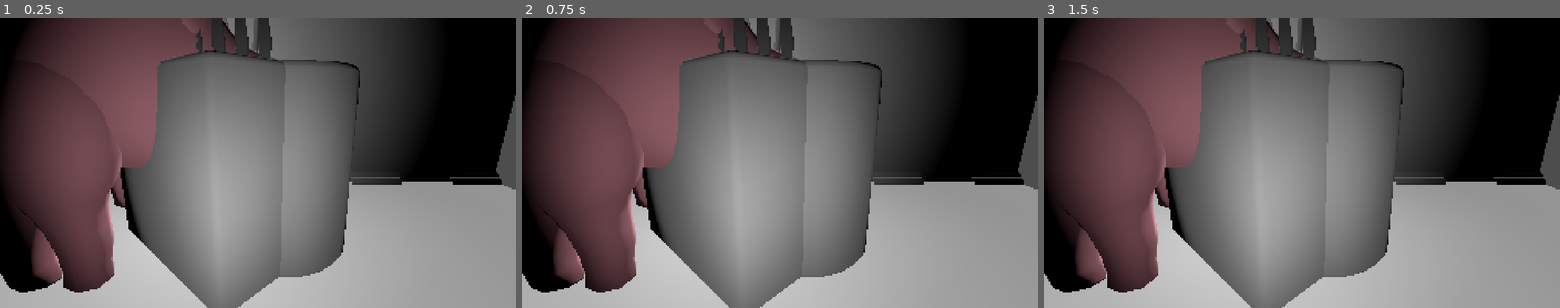
Above: before the commit, frames 1-3 (left to right).
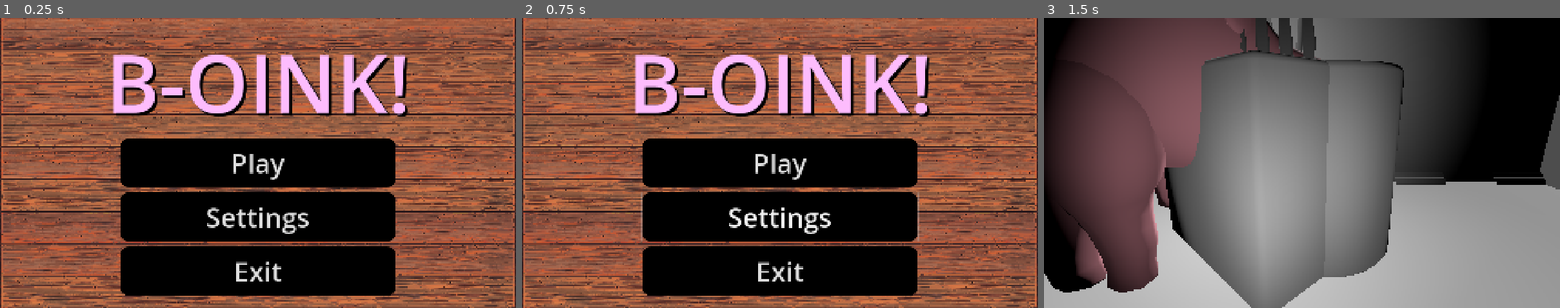
Above: after the commit, the same moments.

Repository: CoffeeMugTwo/b_oink
Game: Godot game, scene res://Scenes/main_menu.tscn
Same seed, same stepped clock (60 frames per second), same inputs: the game is played once before the commit and once after it. Before the commit the project starts from res://Scenes/TEst_Art.tscn.
Inputs (mouse positions are in pixels of both pictures, inside the frame that each line leads up to):
- Up to frame 1 (0.25 s): no input
- Up to frame 2 (0.75 s): click (780, 218) at 0.5 s, where only the run after the commit has a clickable "Settings"
- Up to frame 3 (1.5 s): click (1302, 163) at 1.25 s, where only the run after the commit has a clickable "Play"

The runs differ from the first frame. In frame 1, 98% of the frame differs, in the area x 0-100%, y 0-100%; in frame 2, 98%; in frame 3, nothing differs.

Commit message:
Added Main Menu Play/Exit functionality

Diff:
--- a/b-oink/Scenes/main_menu.tscn
+++ b/b-oink/Scenes/main_menu.tscn
@@ -1,6 +1,28 @@
-[gd_scene load_steps=2 format=3 uid="uid://bjyep4puhj11h"]
+[gd_scene load_steps=6 format=3 uid="uid://bjyep4puhj11h"]
 
 [ext_resource type="Texture2D" uid="uid://cf1pr5cycegkj" path="res://Art/Textures/Floor_Board_texture/B-Oink!_Floor_boards_DefaultMaterial_BaseMap.png" id="1_28flt"]
+[ext_resource type="Script" uid="uid://c7axupfnkr2nc" path="res://main_menu.gd" id="1_48xlc"]
+
+[sub_resource type="StyleBoxFlat" id="StyleBoxFlat_28flt"]
+bg_color = Color(0, 0, 0, 1)
+corner_radius_top_left = 30
+corner_radius_top_right = 30
+corner_radius_bottom_right = 30
+corner_radius_bottom_left = 30
+
+[sub_resource type="StyleBoxFlat" id="StyleBoxFlat_48xlc"]
+bg_color = Color(0, 0, 0, 1)
+corner_radius_top_left = 30
+corner_radius_top_right = 30
+corner_radius_bottom_right = 30
+corner_radius_bottom_left = 30
+
+[sub_resource type="StyleBoxFlat" id="StyleBoxFlat_1ehe0"]
+bg_color = Color(0, 0, 0, 1)
+corner_radius_top_left = 30
+corner_radius_top_right = 30
+corner_radius_bottom_right = 30
+corner_radius_bottom_left = 30
 
 [node name="MainMenu" type="Control"]
 layout_mode = 3
@@ -9,6 +31,7 @@
 anchor_bottom = 1.0
 grow_horizontal = 2
 grow_vertical = 2
+script = ExtResource("1_48xlc")
 
 [node name="Background" type="TextureRect" parent="."]
 layout_mode = 1
@@ -19,36 +42,70 @@
 grow_vertical = 2
 texture = ExtResource("1_28flt")
 
+[node name="Label" type="Label" parent="."]
+layout_mode = 1
+anchors_preset = 8
+anchor_left = 0.5
+anchor_top = 0.5
+anchor_right = 0.5
+anchor_bottom = 0.5
+offset_left = -637.0
+offset_top = -507.0
+offset_right = 637.0
+offset_bottom = -98.0
+grow_horizontal = 2
+grow_vertical = 2
+theme_override_colors/font_color = Color(0.99215686, 0.7372549, 0.99215686, 1)
+theme_override_colors/font_shadow_color = Color(0, 0, 0, 1)
+theme_override_constants/shadow_offset_x = 10
+theme_override_constants/shadow_offset_y = 10
+theme_override_font_sizes/font_size = 300
+text = "B-OINK!"
+horizontal_alignment = 1
+vertical_alignment = 1
+
 [node name="VBoxContainer" type="VBoxContainer" parent="."]
 layout_mode = 1
 anchors_preset = -1
 anchor_left = 0.5
-anchor_top = 0.61064816
+anchor_top = 0.7300926
 anchor_right = 0.5
-anchor_bottom = 0.61064816
+anchor_bottom = 0.62824076
 offset_left = -512.0
-offset_top = -292.5
+offset_top = -229.5
 offset_right = 512.0
-offset_bottom = 292.5
+offset_bottom = 355.5
 grow_horizontal = 2
 grow_vertical = 2
 theme_override_constants/separation = 20
-metadata/_edit_use_anchors_ = true
 
 [node name="PlayButton" type="Button" parent="VBoxContainer"]
 layout_mode = 2
 size_flags_vertical = 3
 theme_override_font_sizes/font_size = 100
+theme_override_styles/normal = SubResource("StyleBoxFlat_28flt")
+theme_override_styles/pressed = SubResource("StyleBoxFlat_48xlc")
+theme_override_styles/hover = SubResource("StyleBoxFlat_1ehe0")
 text = "Play"
 
 [node name="SettingsButton" type="Button" parent="VBoxContainer"]
 layout_mode = 2
 size_flags_vertical = 3
 theme_override_font_sizes/font_size = 100
+theme_override_styles/normal = SubResource("StyleBoxFlat_28flt")
+theme_override_styles/pressed = SubResource("StyleBoxFlat_48xlc")
+theme_override_styles/hover = SubResource("StyleBoxFlat_1ehe0")
 text = "Settings"
 
 [node name="ExitButton" type="Button" parent="VBoxContainer"]
 layout_mode = 2
 size_flags_vertical = 3
 theme_override_font_sizes/font_size = 100
+theme_override_styles/normal = SubResource("StyleBoxFlat_28flt")
+theme_override_styles/pressed = SubResource("StyleBoxFlat_48xlc")
+theme_override_styles/hover = SubResource("StyleBoxFlat_1ehe0")
 text = "Exit"
+
+[connection signal="pressed" from="VBoxContainer/PlayButton" to="." method="_on_play_button_pressed"]
+[connection signal="pressed" from="VBoxContainer/SettingsButton" to="." method="_on_settings_button_pressed"]
+[connection signal="pressed" from="VBoxContainer/ExitButton" to="." method="_on_exit_button_pressed"]
--- /dev/null
+++ b/b-oink/main_menu.gd
@@ -0,0 +1,23 @@
+extends Control
+
+
+# Called when the node enters the scene tree for the first time.
+func _ready() -> void:
+	pass # Replace with function body.
+
+
+# Called every frame. 'delta' is the elapsed time since the previous frame.
+func _process(delta: float) -> void:
+	pass
+
+
+func _on_play_button_pressed() -> void:
+	get_tree().change_scene_to_file("res://Scenes/TEst_Art.tscn")
+
+
+func _on_settings_button_pressed() -> void:
+	print("Settings pressed")
+
+
+func _on_exit_button_pressed() -> void:
+	get_tree().quit()
--- a/b-oink/project.godot
+++ b/b-oink/project.godot
@@ -11,7 +11,7 @@
 [application]
 
 config/name="b_oink"
-run/main_scene="res://Scenes/TEst_Art.tscn"
+run/main_scene="uid://bjyep4puhj11h"
 config/features=PackedStringArray("4.5", "Forward Plus")
 config/icon="res://icon.svg"
 
Not shown, added: b-oink/main_menu.gd.uid
